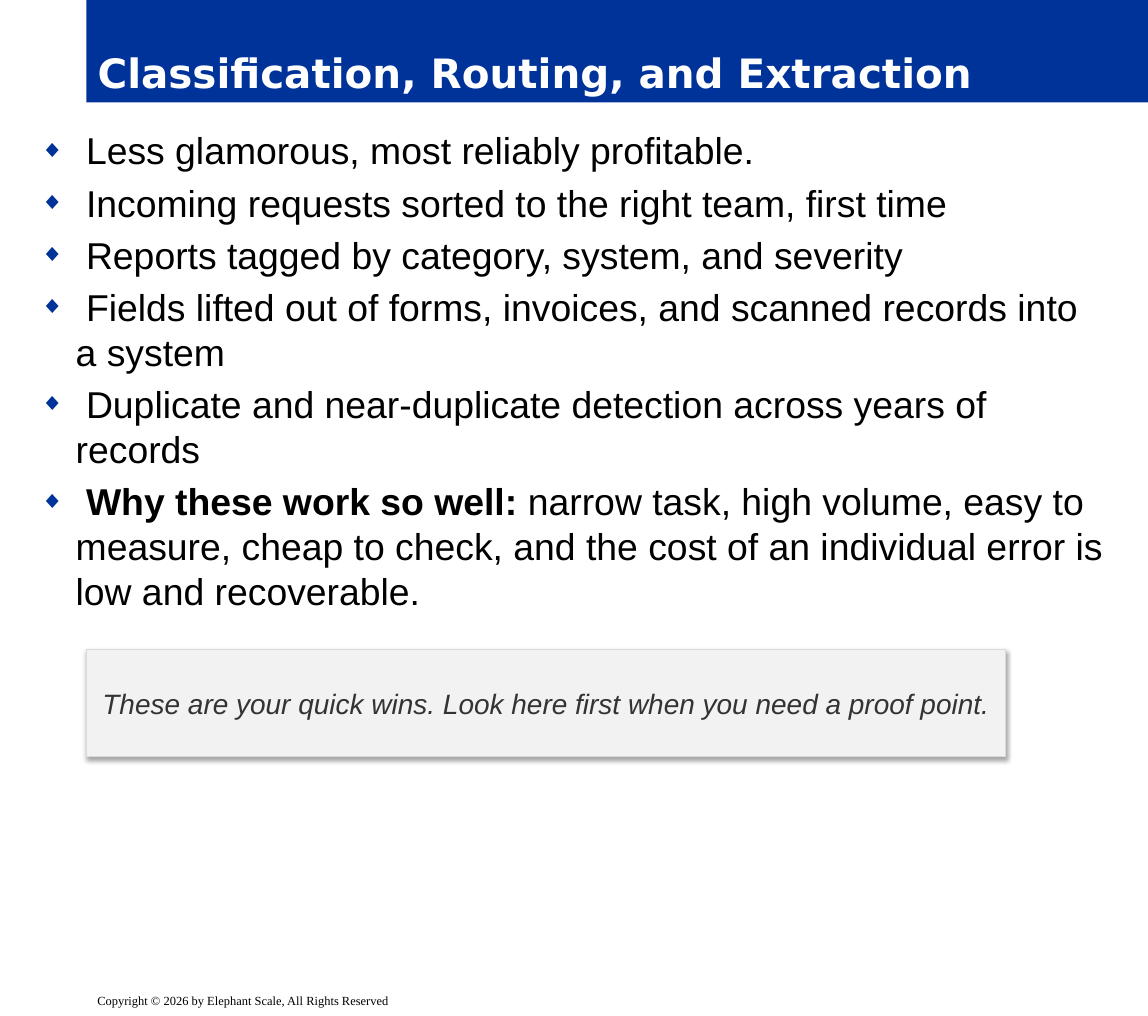
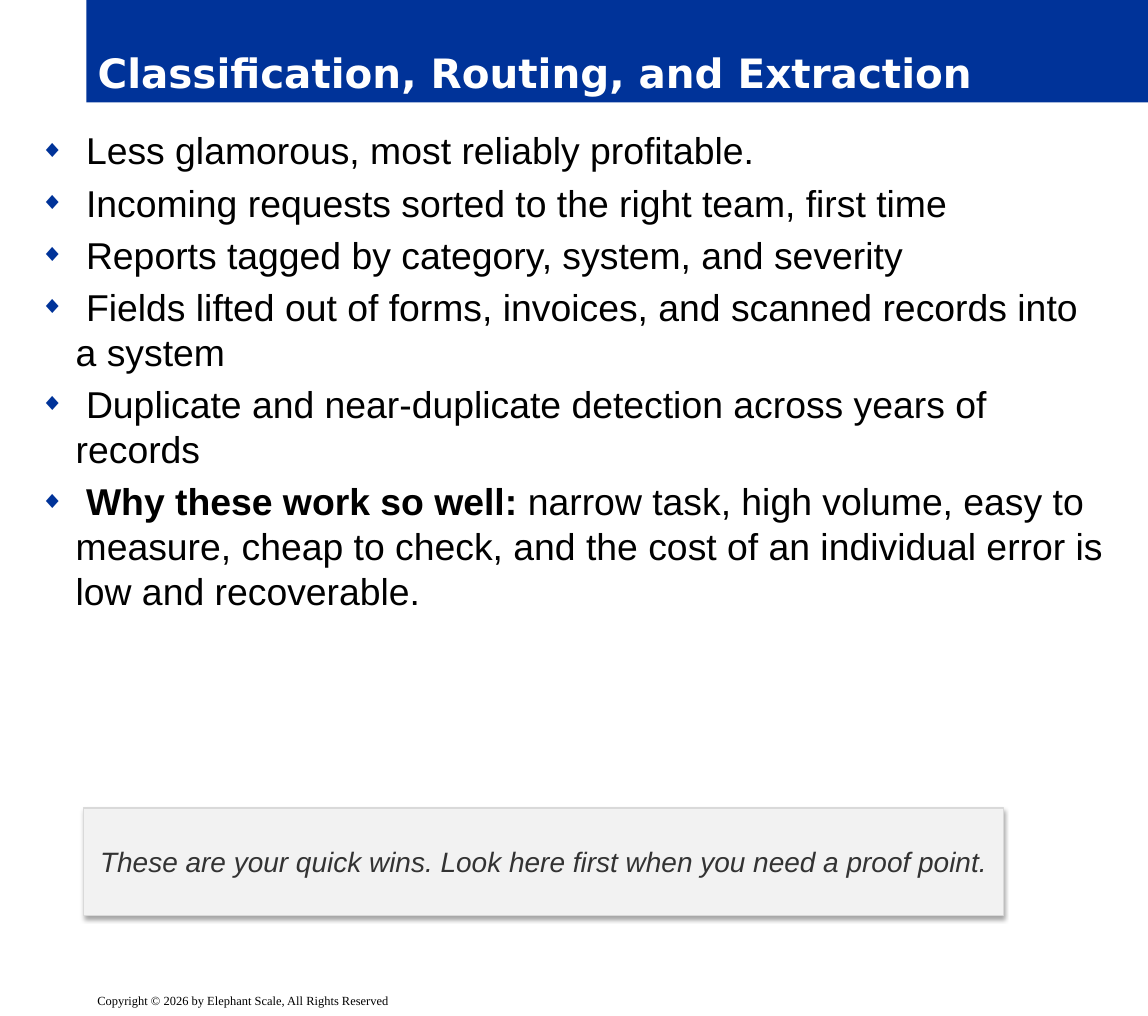
Before and after one commit to elephantscale/AI-for-business-leaders, a slide deck: slide 9 of slides/release/04-use-cases.pptx (slide 7 before the commit). Drawn at 1148x1016 pixels with LibreOffice and Linux fonts; fonts in the diff are those of the drawing; background and template pictures are left out. Boxes give left, top, right and bottom in pixels: in the first picture for what was removed or moved away, otherwise in the second. Text is boxed around its words. In the diff, an @@ line names an element or a change of style, - is before the commit and + after.

```diff
--- a/slides/release/04-use-cases.pptx
+++ b/slides/release/04-use-cases.pptx
@@ rectangle "These are your quick wins. ...": place and size @@
-rectangle "These are your quick wins. ..." at <box>86,650,1006,757</box>
+rectangle "These are your quick wins. ..." at <box>84,809,1004,916</box>
```
Also in this commit, not shown: 6 other slides changed, 2 slides added, 5 other files.
